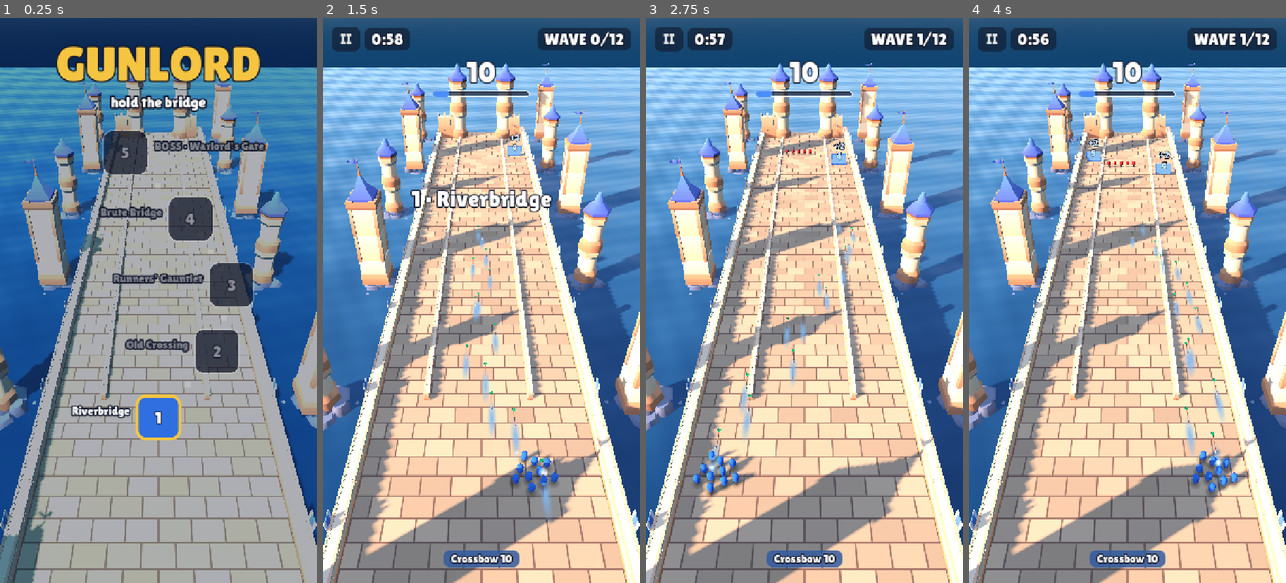
Above: before the commit, frames 1-4 (left to right).
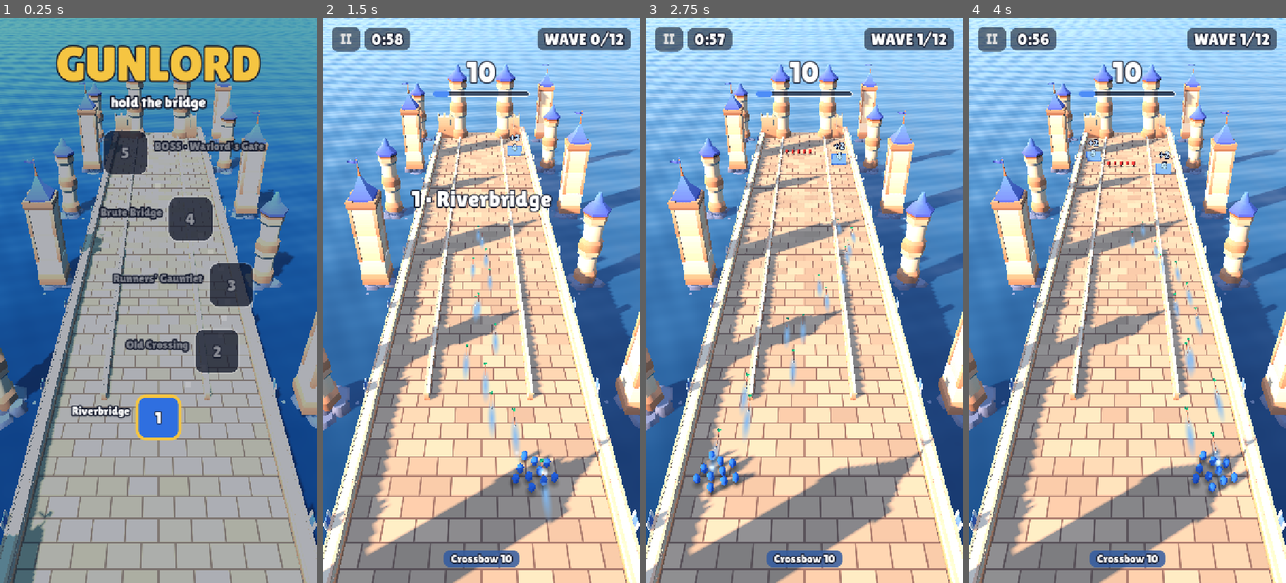
Above: after the commit, the same moments.

Repository: solutionsunity/gunlord
Game: Godot game, scene res://main.tscn
The game is run twice, just before and just after one commit, with the same random seed, the same clock (stepped at 60 frames per second) and the same inputs.
Inputs (mouse positions are in pixels of both pictures, inside the frame that each line leads up to):
- Up to frame 1 (0.25 s): no input
- Up to frame 2 (1.5 s): click "1" at 0.5 s; move the mouse to (551, 272) at 1.27 s; hold Right (ui_right) from 1.28 s (still down)
- Up to frame 3 (2.75 s): move the mouse to (741, 328) at 2.02 s; release Right (ui_right) at 2.03 s; hold Left (ui_left) from 2.03 s (still down)
- Up to frame 4 (4 s): move the mouse to (1159, 176) at 2.77 s; release Left (ui_left) at 2.78 s; hold Right (ui_right) from 2.78 s (still down); move the mouse to (1111, 413) at 3.52 s

The runs differ from the first frame. In frame 1, 6.9% of the frame differs, in the area x 0-100%, y 0-9%; in frame 2, 8.0%; in frame 3, 8.0%; in frame 4, 8.0%.

Commit message:
Fit any screen shape: hold the portrait frame on wide screens
The camera kept a fixed horizontal view, so on wide desktop windows the
vertical view shrank and the squad and gatehouse fell off screen. On screens
wider than the 9:16 design frame it now holds that frame's vertical view,
showing more water at the sides; taller screens keep the horizontal view.
The camera refits when the window is resized. The map draws in a centred
720-pixel strip, and the water reaches past the horizon on ultra-wide screens.

Diff:
--- a/src/view/screens.gd
+++ b/src/view/screens.gd
@@ -16,6 +16,7 @@
 const BEHIND := 40           ## finished nodes shown behind it
 const ROW := 150.0           ## vertical distance between nodes on the map
 const SWAY := 170.0          ## how far the path winds left and right
+const STRIP := 720.0         ## the map is drawn in a strip this wide, centred on any screen
 
 var _menu: Control
 var _scroll: ScrollContainer
@@ -88,7 +89,8 @@
 
 func _map_node(node: int, progress: Progress, frontier: int) -> Control:
 	var row := Control.new()
-	row.custom_minimum_size = Vector2(0, ROW)
+	row.custom_minimum_size = Vector2(STRIP, ROW)
+	row.size_flags_horizontal = Control.SIZE_SHRINK_CENTER
 	_path.add_child(row)
 	var x := sin(node * 0.9) * SWAY
 	var open := node <= frontier
--- a/src/view/stage.gd
+++ b/src/view/stage.gd
@@ -9,6 +9,8 @@
 const NEAR_Z := 14.0
 const FAR_Z := -60.0
 const WATER_Y := -1.8
+const DESIGN_ASPECT := 9.0 / 16.0       ## the portrait frame the game is composed for
+const DESIGN_FOV := 42.0                ## horizontal view in that frame, degrees
 
 ## Time of day per level: sky, sun, ambient light and water colours.
 const THEMES := {
@@ -46,11 +48,27 @@
 
 func _camera() -> void:
 	camera = Camera3D.new()
-	camera.keep_aspect = Camera3D.KEEP_WIDTH
-	camera.fov = 42.0
 	add_child(camera)
 	camera.look_at_from_position(Vector3(0, 21.0, 11.5), Vector3(0, 0, -15.0))
 	camera_home = camera.transform
+	get_viewport().size_changed.connect(_fit_camera)
+	_fit_camera()
+
+
+## The game is framed for a 9:16 portrait screen with a 42° horizontal view.
+## On anything wider, hold that frame's vertical view instead, so the whole
+## bridge stays in sight and the extra width shows more water and towers;
+## on anything taller, hold the horizontal view and show more lane.
+func _fit_camera() -> void:
+	var size := get_viewport().get_visible_rect().size
+	if size.y <= 0.0:
+		return
+	if size.x / size.y > DESIGN_ASPECT:
+		camera.keep_aspect = Camera3D.KEEP_HEIGHT
+		camera.fov = rad_to_deg(2.0 * atan(tan(deg_to_rad(DESIGN_FOV) / 2.0) / DESIGN_ASPECT))
+	else:
+		camera.keep_aspect = Camera3D.KEEP_WIDTH
+		camera.fov = DESIGN_FOV
 
 
 ## Sets the time of day: one of THEMES.
@@ -102,7 +120,7 @@
 
 func _water() -> void:
 	var plane := PlaneMesh.new()
-	plane.size = Vector2(160, 200)
+	plane.size = Vector2(600, 600)   # reaches past the horizon even on ultra-wide screens
 	plane.subdivide_width = 1
 	plane.subdivide_depth = 1
 	_water_mat = ShaderMaterial.new()
